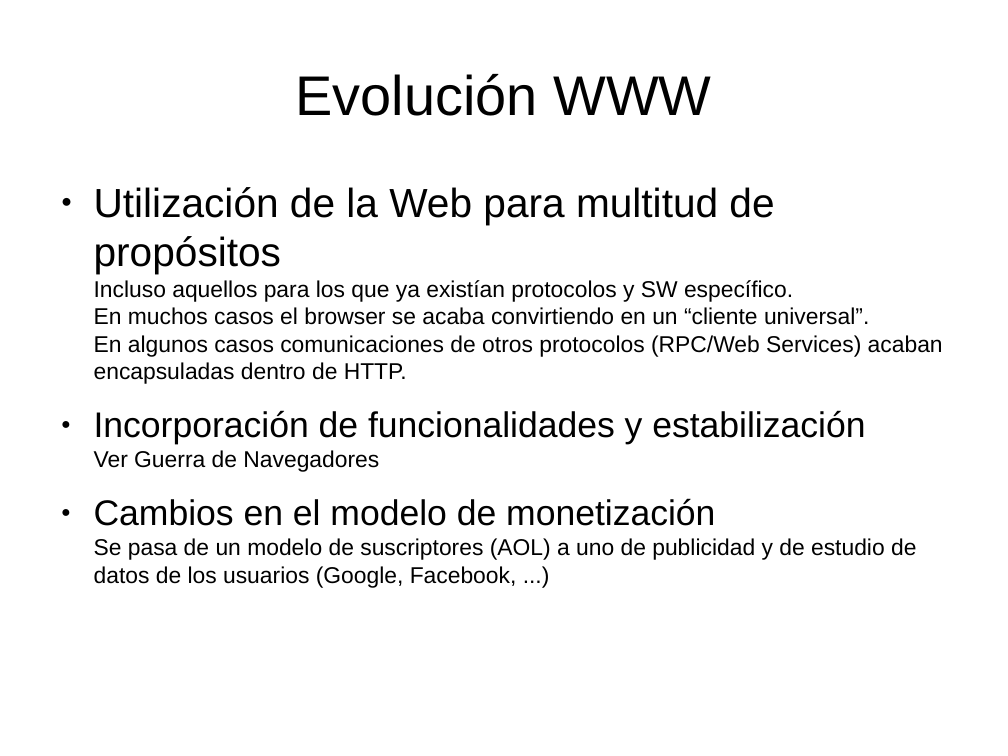
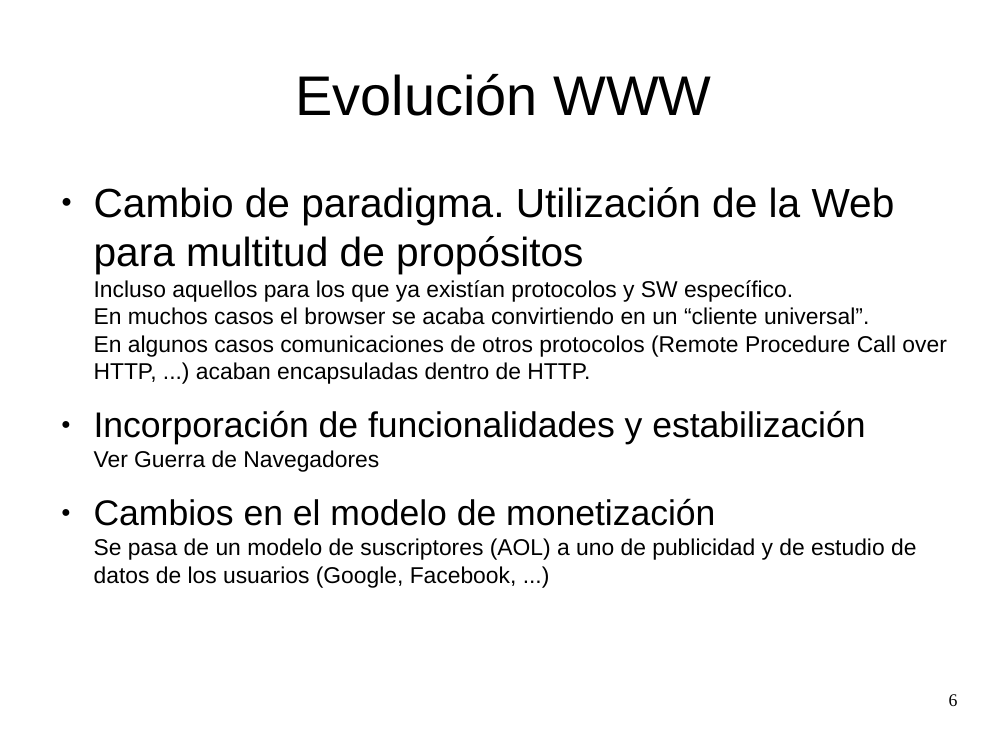
Before and after one commit to fjarandag/tic2, a slide deck: slide 6 of t02-www/102-historia.odp. Drawn at 1008x756 pixels with LibreOffice and Linux fonts; fonts in the diff are those of the drawing. Boxes give left, top, right and bottom in pixels: in the first picture for what was removed or moved away, otherwise in the second. Text is boxed around its words. In the diff, an @@ line names an element or a change of style, - is before the commit and + after.

```diff
--- a/t02-www/102-historia.odp
+++ b/t02-www/102-historia.odp
@@ text at [94, 187, 946, 384]: text changed @@
-● Utilización de la Web para multitud de propósitos
-  Incluso aquellos para los que ya existían protocolos y SW específico.
-  En muchos casos el browser se acaba convirtiendo en un “cliente universal”.
-  En algunos casos comunicaciones de otros protocolos (RPC/Web Services) acaban encapsuladas dentro de HTTP.
+● Cambio de paradigma. Utilización de la Web para multitud de propósitos
+  Incluso aquellos para los que ya existían protocolos y SW específico.
+  En muchos casos el browser se acaba convirtiendo en un “cliente universal”.
+  En algunos casos comunicaciones de otros protocolos (Remote Procedure Call over HTTP, ...) acaban encapsuladas dentro de HTTP.
@@ page number added at [949, 694, 958, 706], 14 pt, text #000000 @@
+6
```
Also in this commit, not shown: 4 other slides changed, 2 slides added, 2 other files.
